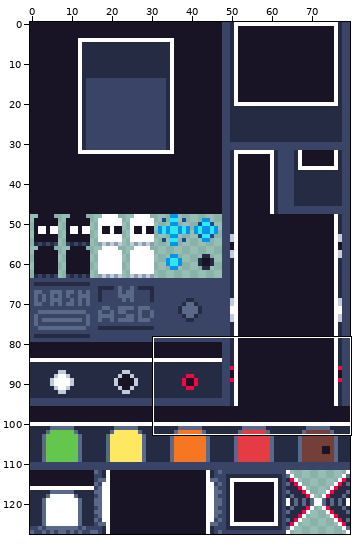
Pixel-art file: Adumbration/Content/AsepriteProjects/adumbration_spritesheet.aseprite. The first picture is a wide view before the edit; the outline marks the close-up.
Close-up. Before the commit:
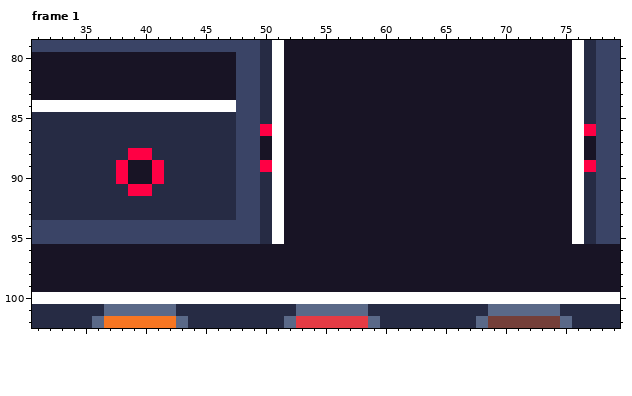
80x128 pixels, 1 frame. Shown: frame 1: x 31..79, y 79..102. The commit also changed other frames or places, which this record leaves out.
After the commit:
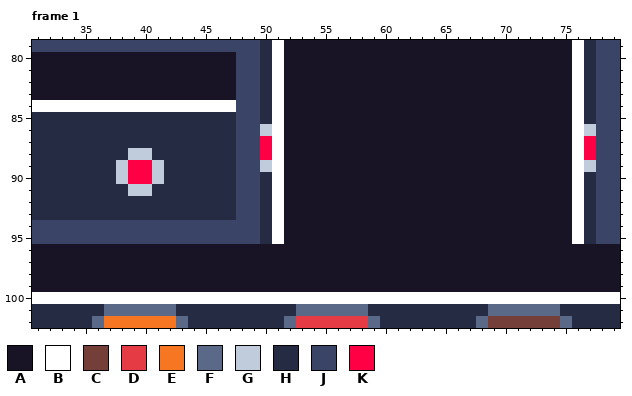
Palette (. is transparent): A #181425  B #ffffff  C #743f39  D #e43b44  E #f77622  F #5a6988  G #c0cbdc  H #262b44  J #3a4466  K #ff0044
What changed:
layer "Layer 1 Copy #2" removed
--- frame 1
@@ x 31..79 @@
  85 HHHHHHHHHHHHHHHHHJJHBAAAAAAAAAAAAAAAAAAAAAAAABHJJ
- 86 HHHHHHHHHHHHHHHHHJJKBAAAAAAAAAAAAAAAAAAAAAAAABKJJ
- 87 HHHHHHHHHHHHHHHHHJJABAAAAAAAAAAAAAAAAAAAAAAAABAJJ
- 88 HHHHHHHHKKHHHHHHHJJABAAAAAAAAAAAAAAAAAAAAAAAABAJJ
- 89 HHHHHHHKAAKHHHHHHJJKBAAAAAAAAAAAAAAAAAAAAAAAABKJJ
- 90 HHHHHHHKAAKHHHHHHJJHBAAAAAAAAAAAAAAAAAAAAAAAABHJJ
- 91 HHHHHHHHKKHHHHHHHJJHBAAAAAAAAAAAAAAAAAAAAAAAABHJJ
+ 86 HHHHHHHHHHHHHHHHHJJGBAAAAAAAAAAAAAAAAAAAAAAAABGJJ
+ 87 HHHHHHHHHHHHHHHHHJJKBAAAAAAAAAAAAAAAAAAAAAAAABKJJ
+ 88 HHHHHHHHGGHHHHHHHJJKBAAAAAAAAAAAAAAAAAAAAAAAABKJJ
+ 89 HHHHHHHGKKGHHHHHHJJGBAAAAAAAAAAAAAAAAAAAAAAAABGJJ
+ 90 HHHHHHHGKKGHHHHHHJJHBAAAAAAAAAAAAAAAAAAAAAAAABHJJ
+ 91 HHHHHHHHGGHHHHHHHJJHBAAAAAAAAAAAAAAAAAAAAAAAABHJJ
  92 HHHHHHHHHHHHHHHHHJJHBAAAAAAAAAAAAAAAAAAAAAAAABHJJ
